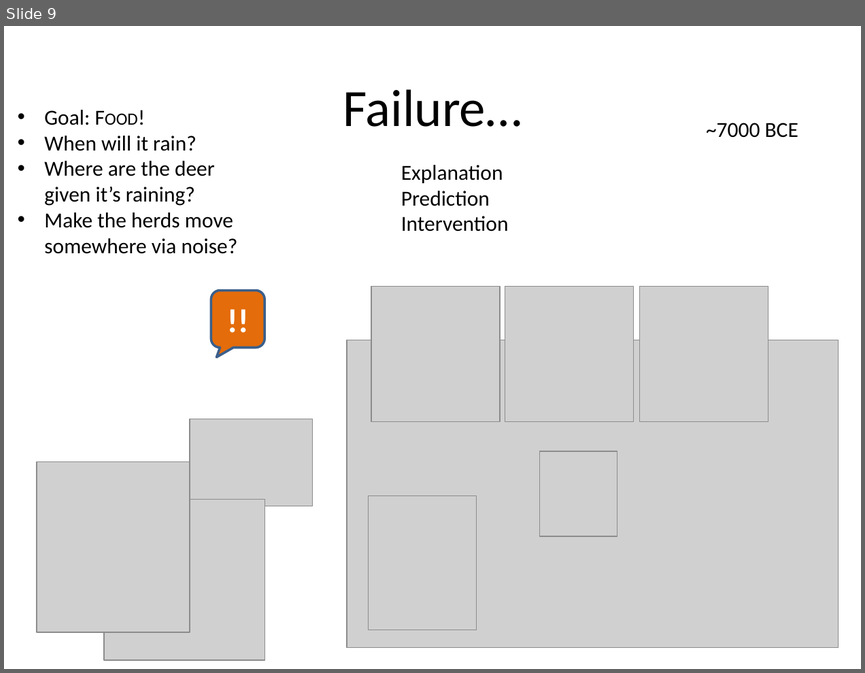
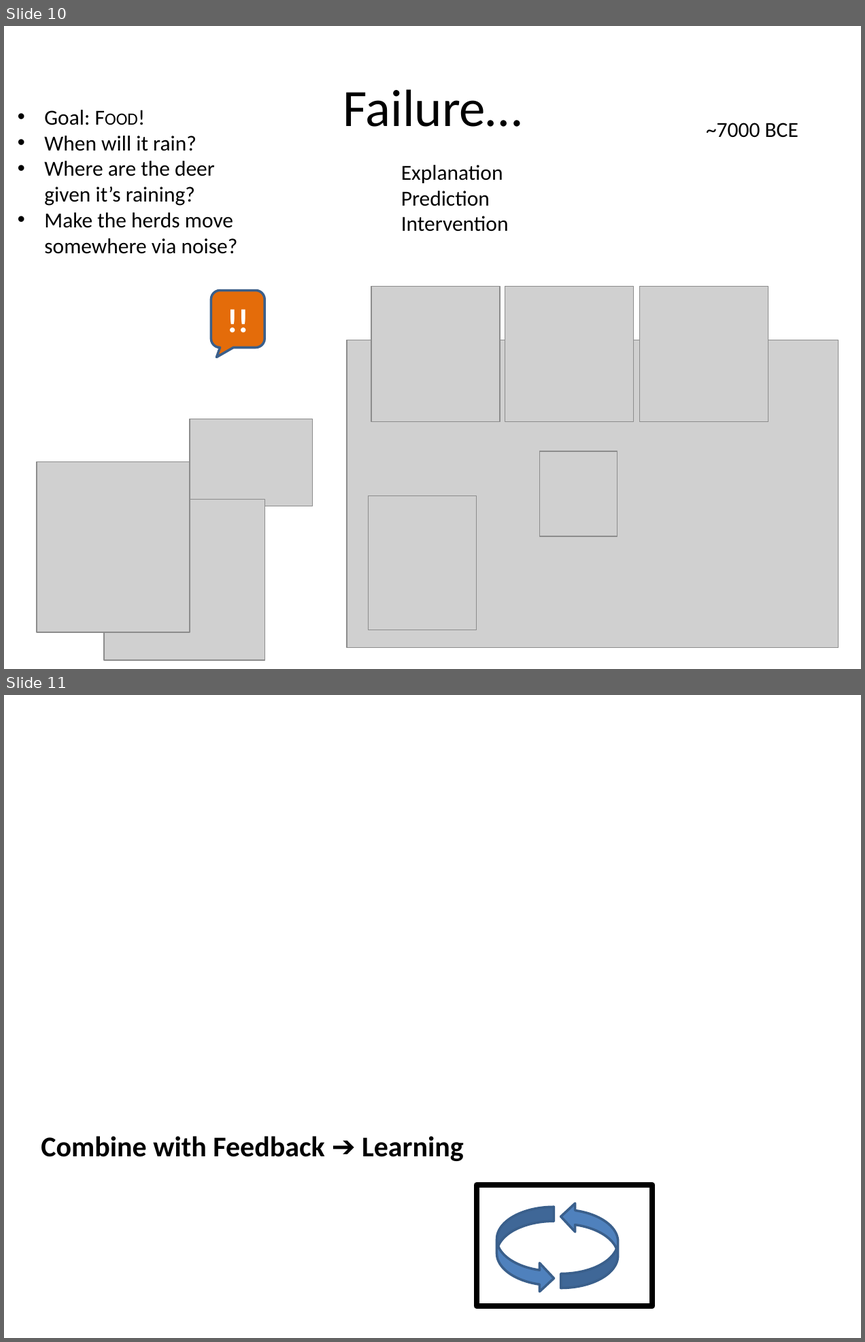
Before and after one commit to dhutchis/ModelTalk, a slide deck: ModelTalk.pptx. Shown one above the other, each under a label of ours: slide 9 before the commit, slides 10 and 11 after it. The pictures are 865x673 and 865x1342 pixels, drawn with LibreOffice and Linux fonts; fonts in the diff are those of the drawing; grey boxes stand for pictures. Boxes give left, top, right and bottom in pixels: in the first picture for what was removed or moved away, otherwise in the second. Text is boxed around its words. In the diff, an @@ line names an element or a change of style, - is before the commit and + after.

```diff
--- a/ModelTalk.pptx
+++ b/ModelTalk.pptx
@@ slide 11 added at box(4, 695, 861, 1338), background #FFFFFF @@
@@ text added at box(41, 1136, 464, 1161), 24 pt, text #000000, bold @@
+Combine with Feedback ➔ Learning
@@ rectangle added at box(476, 1184, 652, 1306), outline #000000 4.5 pt @@
@@ curved right arrow added at box(561, 1202, 618, 1288), fill #4F81BD, outline #3A5F8C 2 pt @@
@@ curved right arrow added at box(496, 1206, 554, 1292), fill #4F81BD, outline #3A5F8C 2 pt @@
@@ what was slide 9 is now slide 10 @@
```
Also in this commit, not shown: 4 slides changed, 4 other slides added, 4 slides removed, 1 other file.
